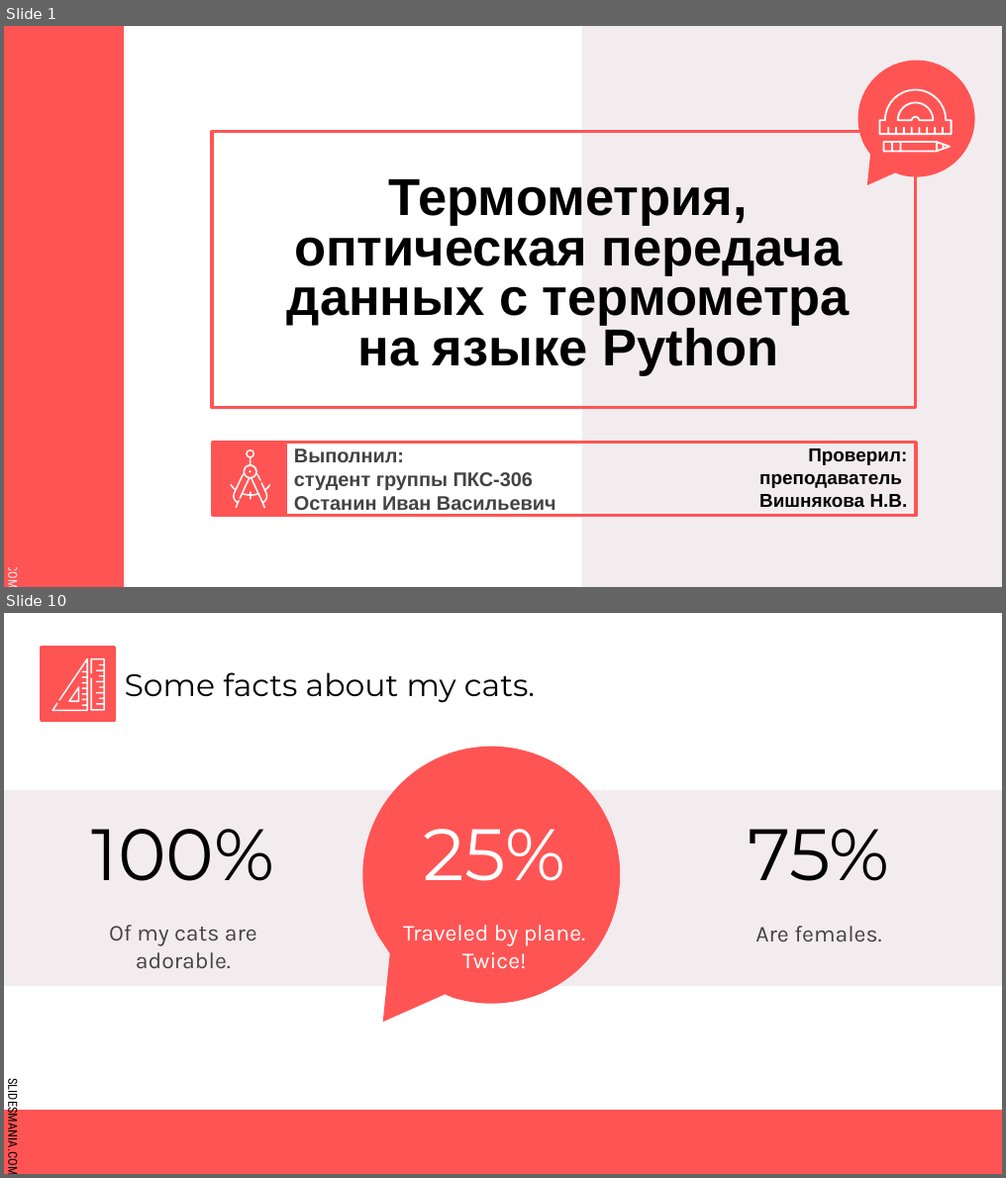
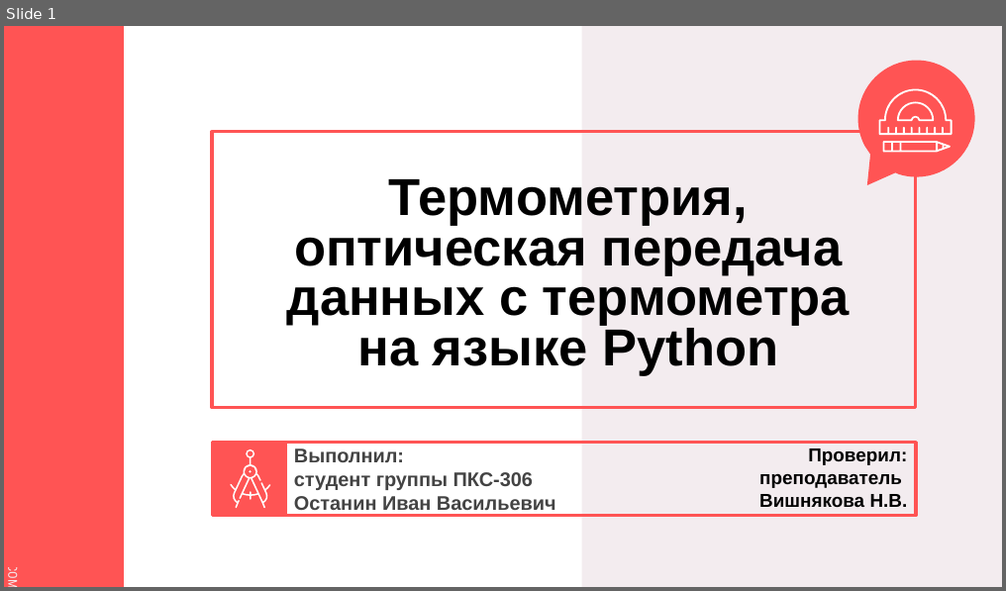
Before and after one commit to IvanLink-py/CourseWork-2022, a slide deck: Защитная речь/Презентация.pptx. Shown one above the other, each under a label of ours: slides 1 and 10 before the commit, slide 1 after it; the slides between them are not shown. The pictures are 1006x1178 and 1006x591 pixels, drawn with LibreOffice and Linux fonts; fonts in the diff are those of the drawing. Boxes give left, top, right and bottom in pixels: in the first picture for what was removed or moved away, otherwise in the second. Text is boxed around its words. In the diff, an @@ line names an element or a change of style, - is before the commit and + after.

```diff
--- a/Защитная речь/Презентация.pptx
+++ b/Защитная речь/Презентация.pptx
@@ slide 10 removed at box(4, 613, 1002, 1174), background #FFFFFF; not listed: 1 template element that a slide beside it also shows @@
@@ rectangle removed at box(42, 647, 115, 720) @@
@@ freeform shape removed at box(52, 658, 88, 711) @@
@@ freeform shape removed at box(91, 659, 105, 711) @@
@@ freeform shape removed at box(68, 686, 79, 702) @@
@@ title removed at box(125, 672, 535, 703) @@
-Some facts about my cats.
@@ freeform shape removed at box(347, 734, 633, 1045) @@
@@ rectangle removed at box(4, 791, 1002, 985) @@
@@ title removed at box(92, 829, 275, 881) @@
-100%
@@ title removed at box(424, 829, 565, 881) @@
-25%
@@ title removed at box(747, 829, 890, 881) @@
-75%
@@ text removed at box(109, 925, 257, 969) @@
-Of my cats are adorable.
@@ text removed at box(403, 925, 585, 968) @@
-Traveled by plane. Twice!
@@ text removed at box(755, 926, 882, 943) @@
-Are females.
@@ rectangle removed at box(4, 1112, 1002, 1174) @@
```
Also in this commit, not shown: 2 slides changed, 8 slides added, 15 other slides removed, 7 other files.
